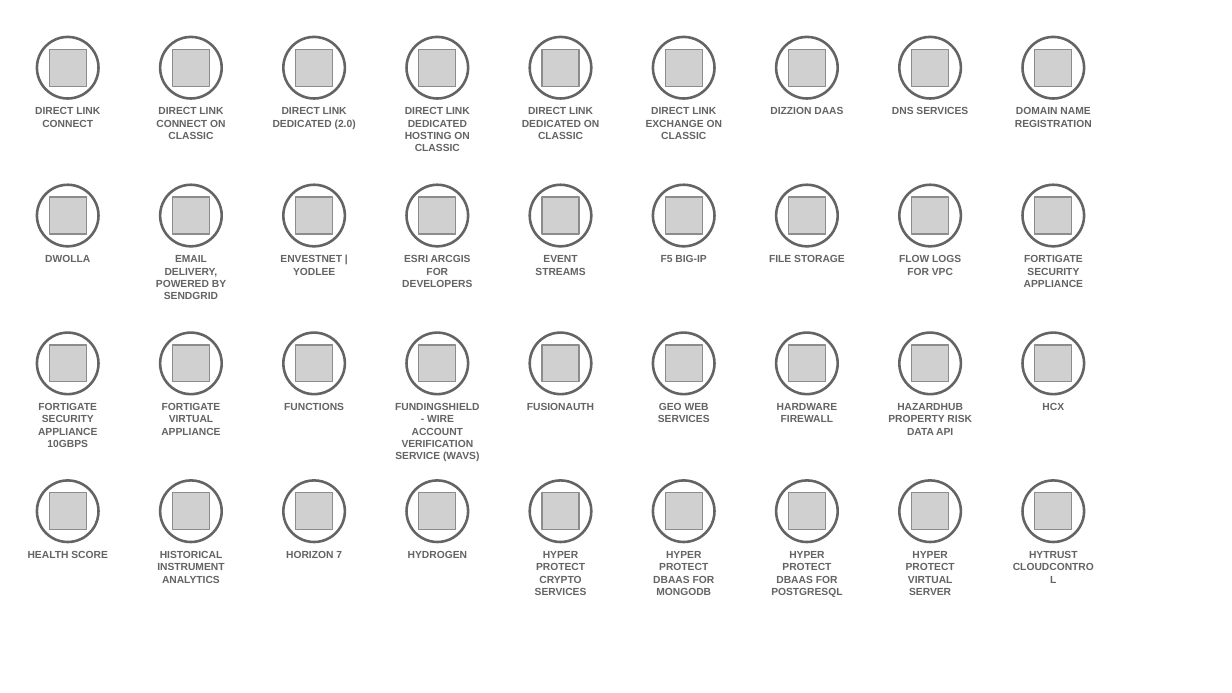
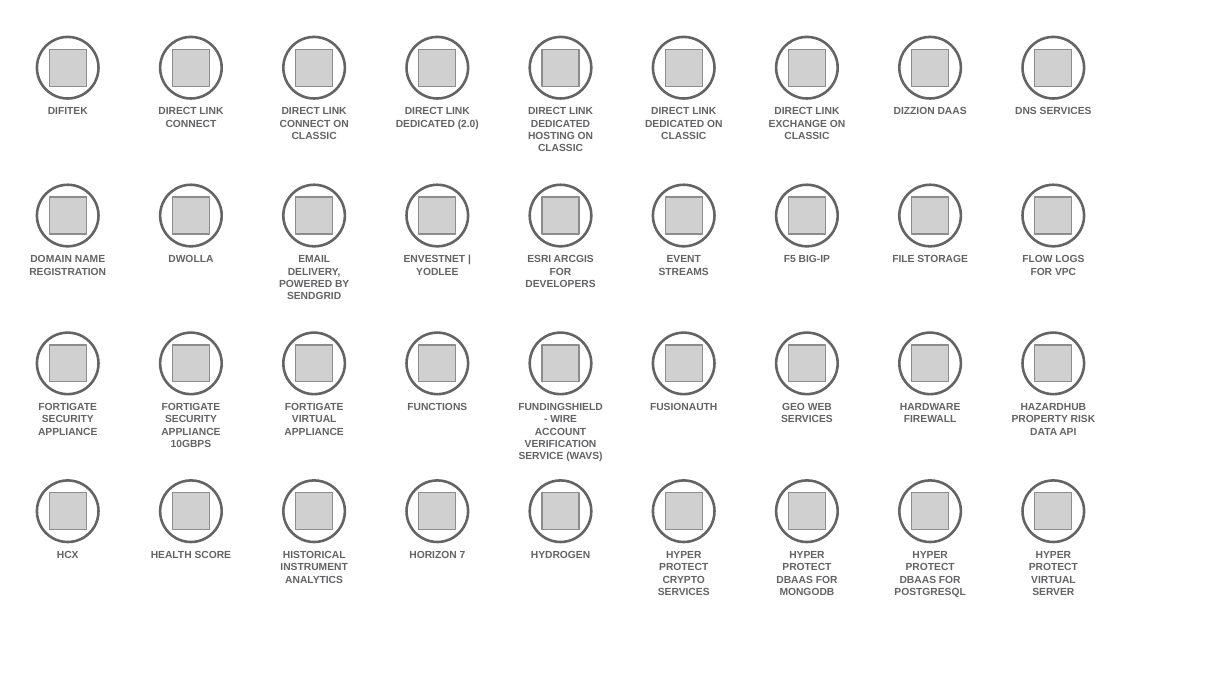
Before and after one commit to l2fprod/myarchitecture, a slide deck: slide 5 of mycatalog-architecture-diagram-template.pptx. Drawn at 1232x693 pixels with LibreOffice and Linux fonts; fonts in the diff are those of the drawing; grey boxes stand for pictures. Boxes give left, top, right and bottom in pixels: in the first picture for what was removed or moved away, otherwise in the second. Text is boxed around its words. In the diff, an @@ line names an element or a change of style, - is before the commit and + after.

Commit message:
new deck

```diff
--- a/mycatalog-architecture-diagram-template.pptx
+++ b/mycatalog-architecture-diagram-template.pptx
@@ text at [48, 107, 88, 114]: text changed @@
-DIRECT LINK CONNECT
+DIFITEK
@@ text at [158, 107, 223, 127]: text changed @@
-DIRECT LINK CONNECT ON CLASSIC
+DIRECT LINK CONNECT
@@ text at [280, 107, 348, 139]: text changed @@
-DIRECT LINK DEDICATED (2.0)
+DIRECT LINK CONNECT ON CLASSIC
@@ text at [396, 107, 479, 129]: text changed @@
-DIRECT LINK DEDICATED HOSTING ON CLASSIC
+DIRECT LINK DEDICATED (2.0)
@@ text at [528, 107, 593, 151]: text changed @@
-DIRECT LINK DEDICATED ON CLASSIC
+DIRECT LINK DEDICATED HOSTING ON CLASSIC
@@ text at [645, 107, 722, 139]: text changed @@
-DIRECT LINK EXCHANGE ON CLASSIC
+DIRECT LINK DEDICATED ON CLASSIC
@@ text added at [769, 107, 845, 139], 6 pt, text #646365, bold @@
+DIRECT LINK EXCHANGE ON CLASSIC
@@ text "DOMAIN NAME REGISTRATION": place and size @@
-text "DOMAIN NAME REGISTRATION" at [1015, 107, 1092, 127]
+text "DOMAIN NAME REGISTRATION" at [29, 255, 106, 275]
@@ text at [38, 403, 97, 435]: text changed @@
-FORTIGATE SECURITY APPLIANCE 10GBPS
+FORTIGATE SECURITY APPLIANCE
@@ text at [161, 403, 221, 447]: text changed @@
-FORTIGATE VIRTUAL APPLIANCE
+FORTIGATE SECURITY APPLIANCE 10GBPS
@@ text at [284, 403, 344, 435]: text changed @@
-FORTIGATE SECURITY APPLIANCE
+FORTIGATE VIRTUAL APPLIANCE
@@ text "HCX": place and size @@
-text "HCX" at [1042, 403, 1064, 410]
+text "HCX" at [57, 551, 79, 558]
@@ 20 texts: place and size @@
-20 texts at [28, 107, 972, 583]
+20 texts at [151, 107, 1096, 583]
@@ text removed at [535, 551, 587, 595] @@
-HYPER PROTECT CRYPTO SERVICES
@@ text at [658, 551, 710, 595]: text changed @@
-HYPER PROTECT DBAAS FOR MONGODB
+HYPER PROTECT CRYPTO SERVICES
@@ text at [776, 551, 838, 595]: text changed @@
-HYPER PROTECT DBAAS FOR POSTGRESQL
+HYPER PROTECT DBAAS FOR MONGODB
@@ text at [894, 551, 965, 597]: text changed @@
-HYPER PROTECT VIRTUAL SERVER
+HYPER PROTECT DBAAS FOR POSTGRESQL
@@ text at [1029, 551, 1078, 595]: text changed @@
-HYTRUST CLOUDCONTROL
+HYPER PROTECT VIRTUAL SERVER
```
Also in this commit, not shown: 6 other slides changed, 1 other file.
